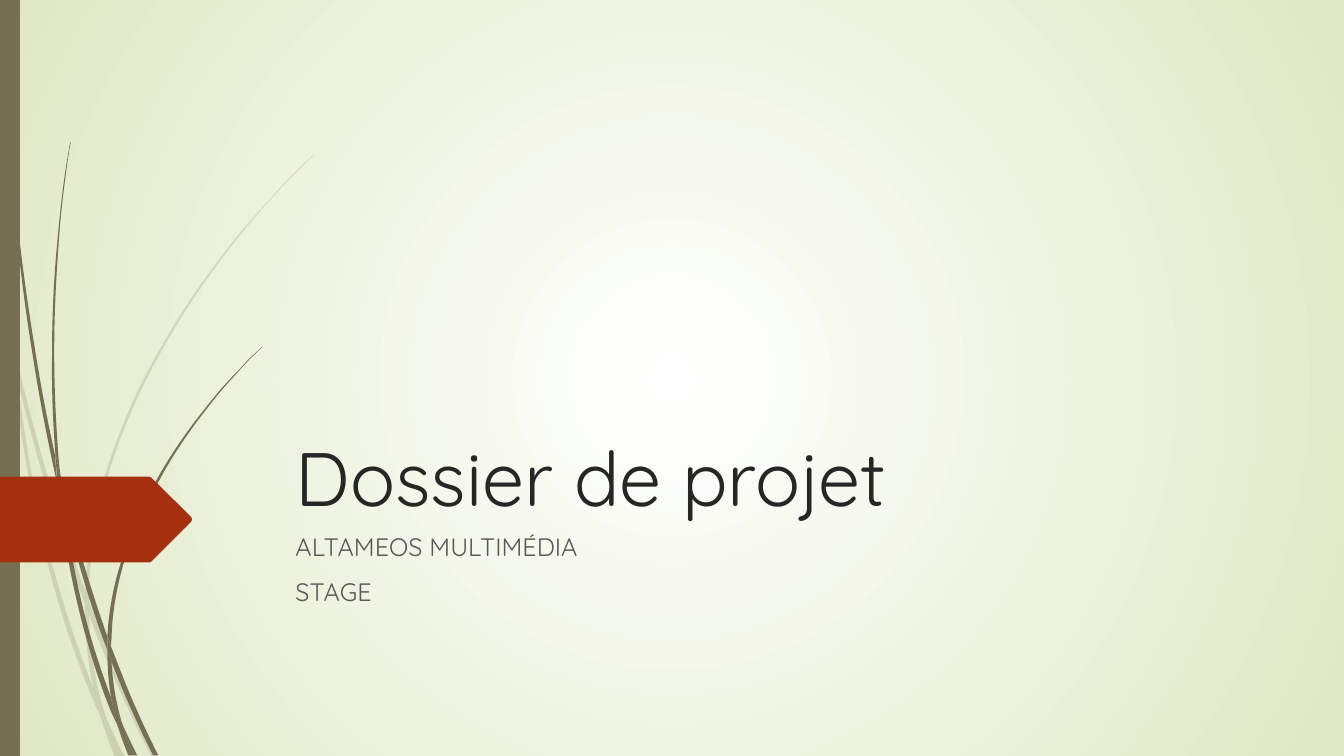
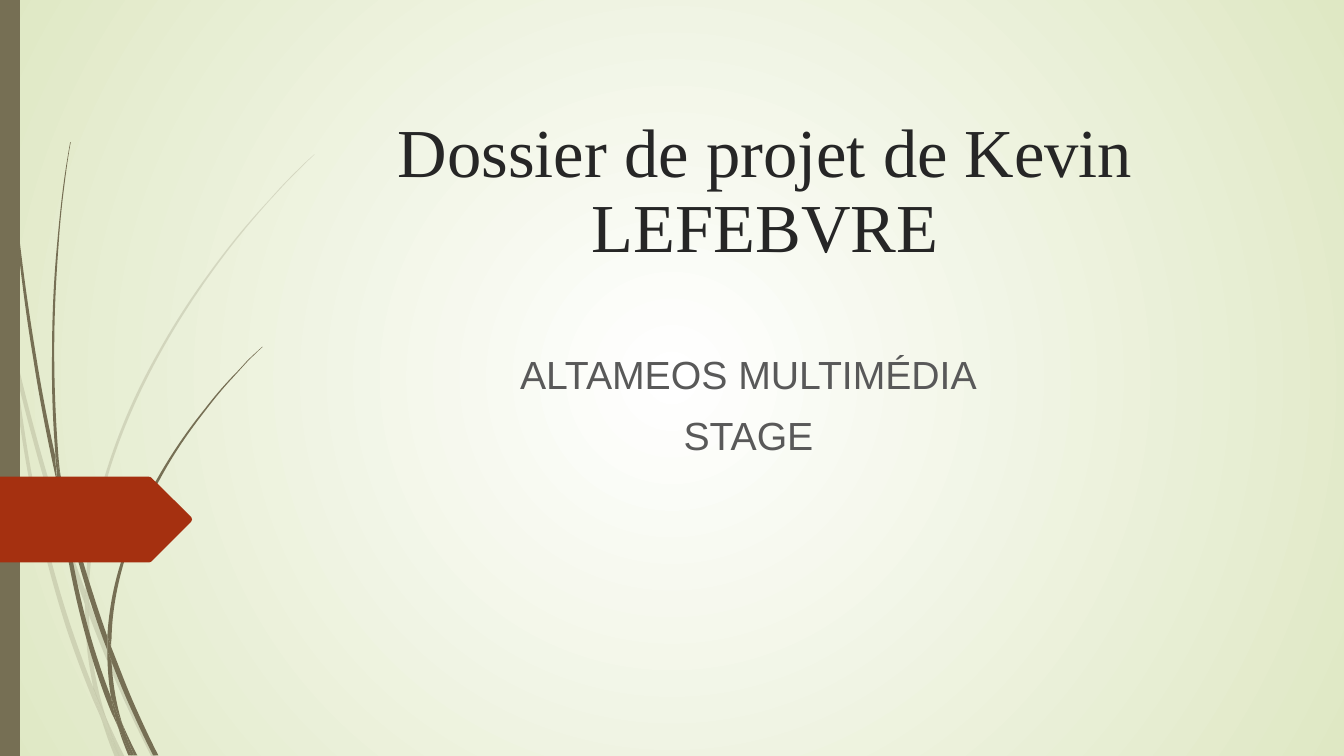
Before and after one commit to Kevin200122/DWWM, a slide deck: slide 1 of DossierProjetStage/DossierProjetBonus.odp. Drawn at 1344x756 pixels with LibreOffice and Linux fonts; fonts in the diff are those of the drawing. Boxes give left, top, right and bottom in pixels: in the first picture for what was removed or moved away, otherwise in the second. Text is boxed around its words. In the diff, an @@ line names an element or a change of style, - is before the commit and + after.

Commit message:
projetstagekevin

```diff
--- a/DossierProjetStage/DossierProjetBonus.odp
+++ b/DossierProjetStage/DossierProjetBonus.odp
@@ title at (x1=398, y1=129, x2=1132, y2=253): text changed; size 54 to 49 pt; font Quicksand to Times New Roman @@
-Dossier de projet
+Dossier de projet de Kevin LEFEBVRE
@@ subtitle "ALTAMEOS MULTIMÉDIA" moved from (x1=295, y1=534, x2=577, y2=601) to (x1=520, y1=358, x2=976, y2=451) @@
@@ subtitle "ALTAMEOS MULTIMÉDIA" at (x1=520, y1=358, x2=976, y2=451): size 18 to 28 pt, font Quicksand to Arial; alignment left to centre @@
```
Also in this commit, not shown: 1 other slide changed, 6 slides added, 1 other file.
